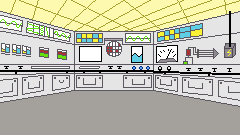
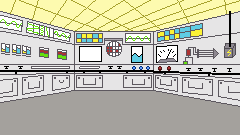
Two versions of the same layered image (240x135). Layer-by-layer changes:
painted on "fuel c" over (158, 66, 171, 71)
painted on "panel right c" over (158, 66, 171, 71)
painted on "panel right o" over (158, 66, 171, 71)
painted on "terminal c" over (158, 66, 171, 71)
painted on "terminal o" over (158, 66, 171, 71)
painted on "wall o" over (158, 66, 171, 71)
